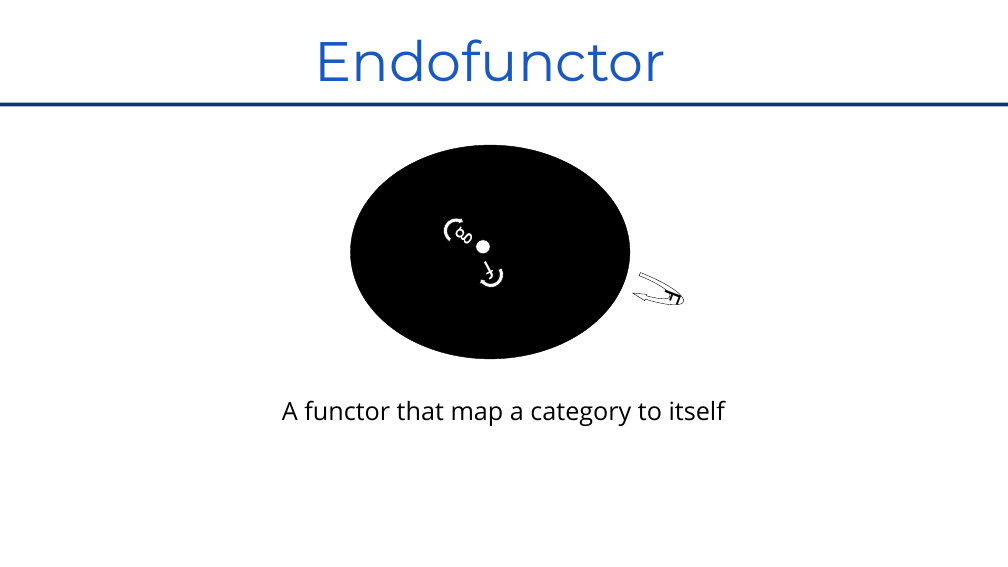
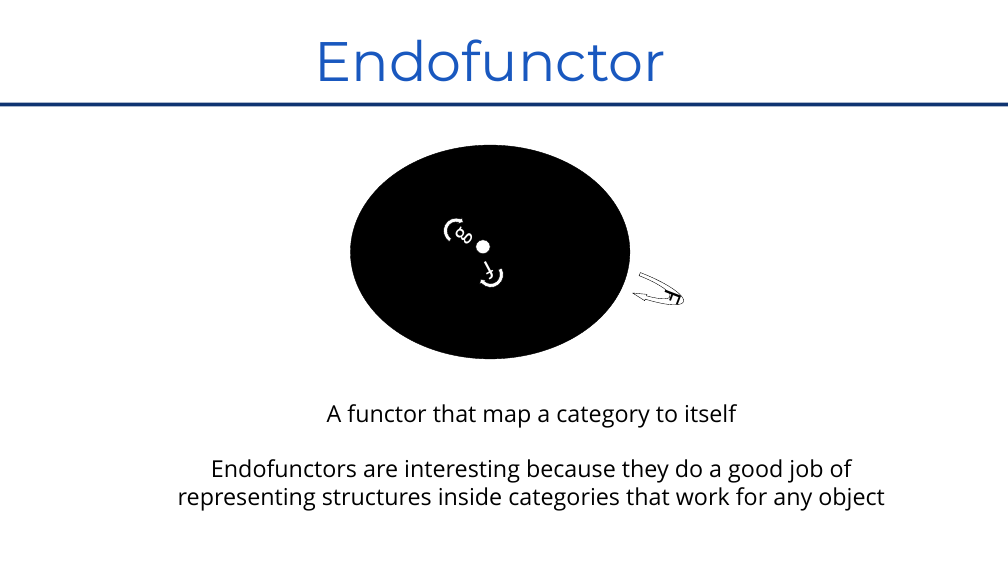
Before and after one commit to RomainTrm/CategoryTheoryYouAlreadyKnowIt, a slide deck: slide 34 of CategoryTheoryUniveristy_Devoxx_FR_2022.pptx (slide 28 before the commit). Drawn at 1008x567 pixels with LibreOffice and Linux fonts; fonts in the diff are those of the drawing; background and template pictures are left out. Boxes give left, top, right and bottom in pixels: in the first picture for what was removed or moved away, otherwise in the second. Text is boxed around its words. In the diff, an @@ line names an element or a change of style, - is before the commit and + after.

Commit message:
update ppt

```diff
--- a/CategoryTheoryUniveristy_Devoxx_FR_2022.pptx
+++ b/CategoryTheoryUniveristy_Devoxx_FR_2022.pptx
@@ text at box(178, 404, 885, 511): text changed; size 48 to 44.4 pt @@
-A functor that map a category to itself
+A functor that map a category to itself
+Endofunctors are interesting because they do a good job of representing structures inside categories that work for any object
```
Also in this commit, not shown: 10 other slides changed, 5 slides added.
